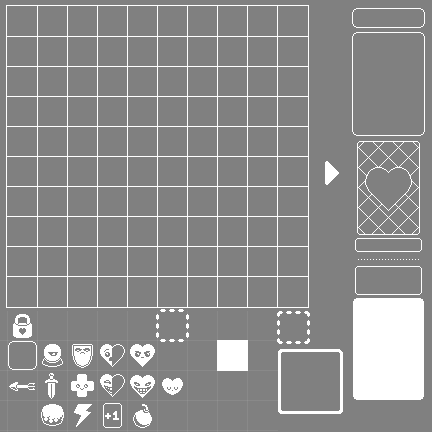
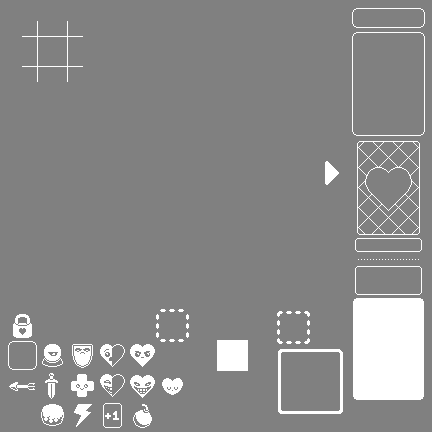
Layer changes from the first 432 × 432 image to the second:
hid group "BOARD" (1st of 2) (10 layers) over (x1=0, y1=5, x2=309, y2=432)
